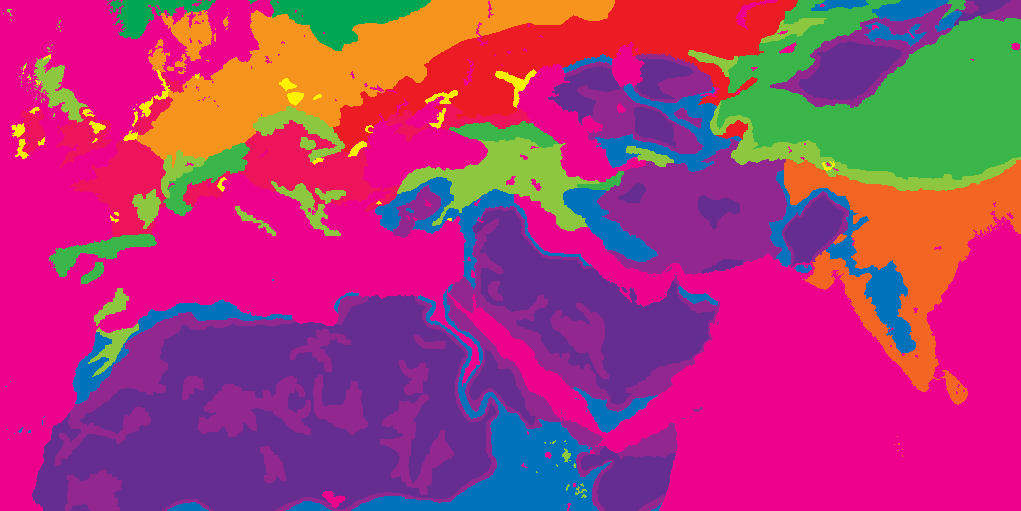
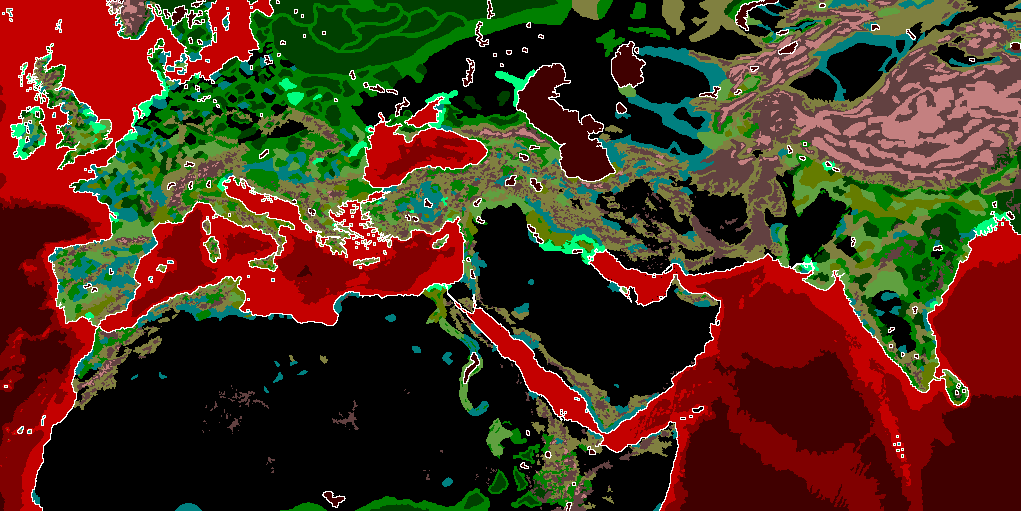
Revision of a layered w=1021, h=511 image; what changed, layer by layer:
showed "map_ground_types", painted on it over (0, 0, 1021, 511)
hid "map_climates" over (0, 0, 1021, 511)
